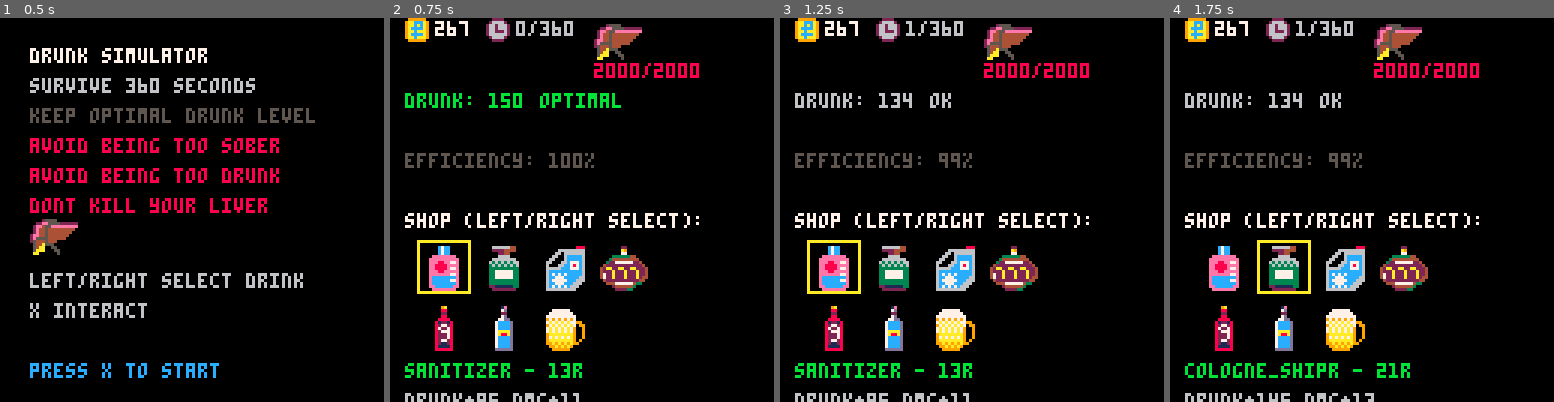
Above: before the commit, frames 1-4 (left to right).
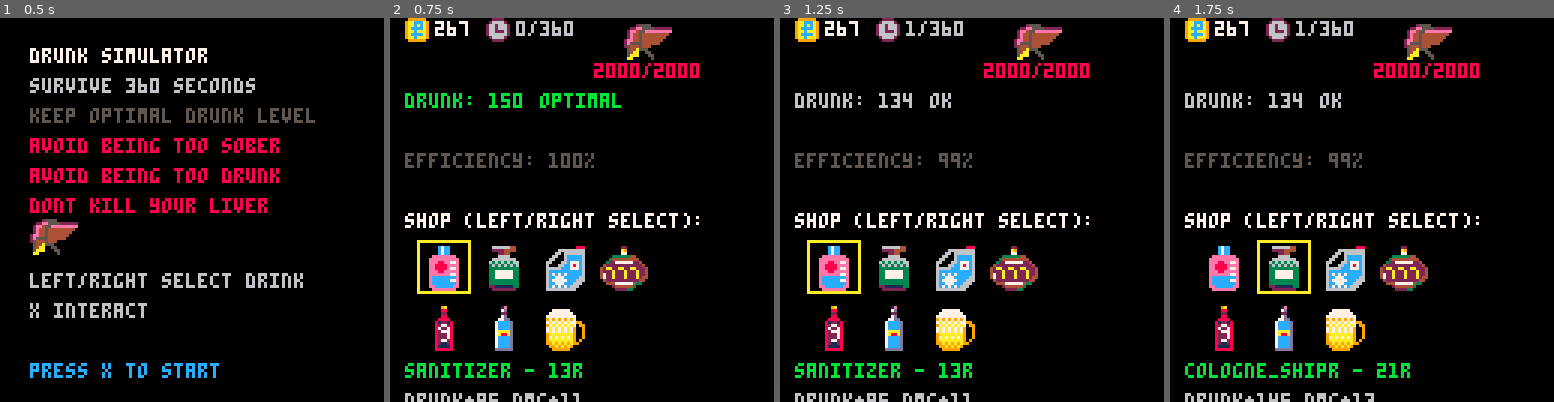
Above: after the commit, the same moments.

Repository: fritzlolpro/picopico
Game: PICO-8 cartridge carts/drunk.p8
Same seed, same stepped clock (60 frames per second), same inputs: the game is played once before the commit and once after it.
Inputs:
- Up to frame 1 (0.5 s): no input
- Up to frame 2 (0.75 s): tap O (Z key) at 0.7 s
- Up to frame 3 (1.25 s): no input
- Up to frame 4 (1.75 s): hold Right from 1.6 s (still down); tap O (Z key) at 1.7 s

Frame 1 is identical in both runs. In frame 2, 1.3% of the frame differs, in the area x 53-74%, y 1-11%; in frame 3, 1.3%; in frame 4, 1.3%.

Commit message:
char sprites

Diff:
--- a/carts/drunk.p8
+++ b/carts/drunk.p8
@@ -736,6 +736,9 @@
     local second_row_text_y = 15
     local second_row_sprite_y = 14
 
+    local third_row_text_y = 25
+    local third_row_sprite_y = 24
+
     -- Main information
     local money_id = 52
     spr(money_id, 5, first_row_sprite_y)
@@ -756,9 +759,43 @@
         liver_sprite_id = liver_ruined_id
     end
 
-    spr(liver_sprite_id, 68, first_row_sprite_y, 2, 2)
+    spr(liver_sprite_id, 78, first_row_sprite_y, 2, 2)
 
     print(flr(liver_health) .. "/" .. flr(base_liver_health + max_liver_bonus), 68, second_row_text_y, 8)
+
+    local sober_char_idle_id = 64
+    local sober_char_drinking_id = 66
+
+    local medium_char_idle_id = 00
+    local medium_char_drinking_id = 02
+
+    local drunk_char_idle_id = 20
+    local drunk_char_drinking_id = 22
+
+    local wasted_char_idle_id = 60
+    local wasted_char_drunking_id = 62
+
+    local char_sprite_idle_id = sober_char_idle_id
+    local char_sprite_drinking_id = sober_char_drinking_id
+
+    if intoxication >= intoxication_optimal_min and intoxication <= intoxication_optimal_max then
+        char_sprite_idle_id = medium_char_idle_id
+        char_sprite_drinking_id = medium_char_drinking_id
+    elseif intoxication > intoxication_optimal_max then
+        char_sprite_idle_id = drunk_char_idle_id
+        char_sprite_drinking_id = drunk_char_drinking_id
+    else
+        char_sprite_idle_id = sober_char_idle_id
+        char_sprite_drinking_id = sober_char_drinking_id
+    end
+
+    if blackout_timer > 0 then
+        char_sprite_idle_id = wasted_char_idle_id
+        char_sprite_drinking_id = wasted_char_drunking_id
+    end
+
+
+
 
     -- Intoxication with color indication
     local intox_color = get_intoxication_color()
Not shown, changed: drunk_stuff/art/minigame.aseprite
